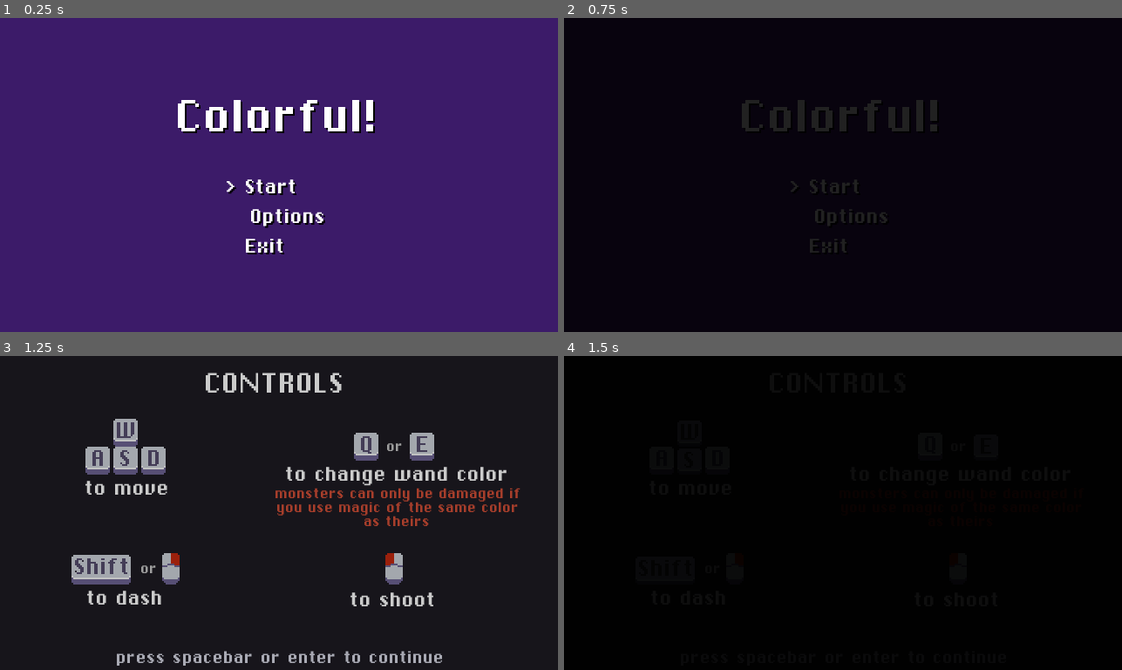
Above: before the commit, frames 1-4 (two rows, left to right).
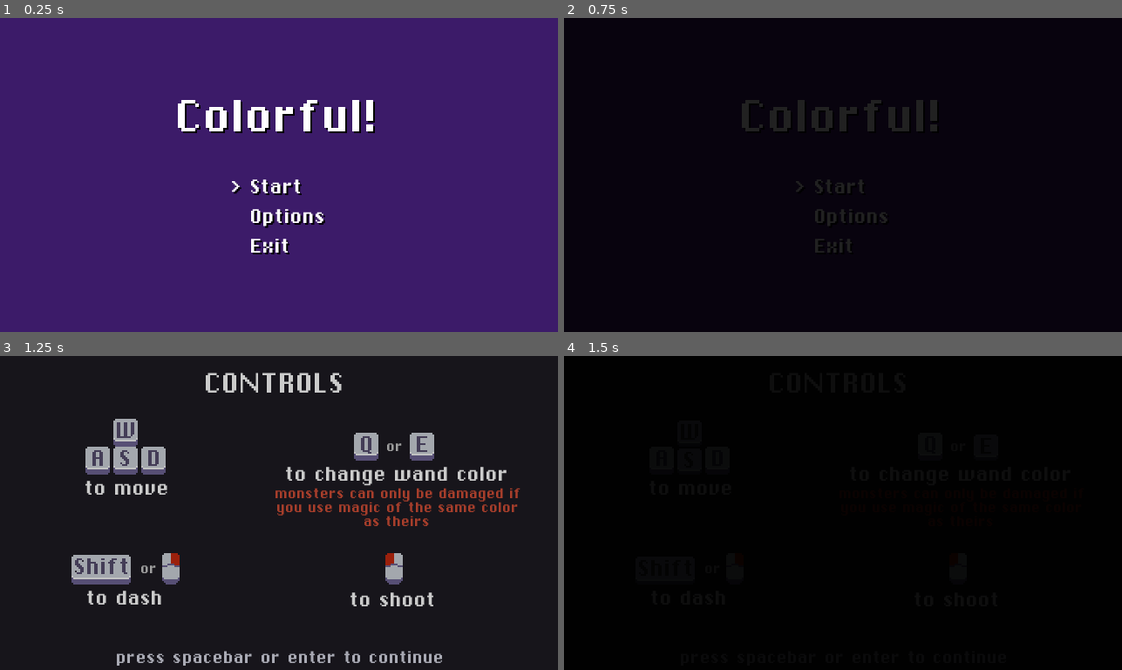
Above: after the commit, the same moments.

Repository: Triceru179/GameJam5
Game: Godot game, scene res://scenes/MainMenu.tscn
The game is run twice, just before and just after one commit, with the same random seed, the same clock (stepped at 60 frames per second) and the same inputs.
Inputs (mouse positions are in pixels of both pictures, inside the frame that each line leads up to):
- Up to frame 1 (0.25 s): no input
- Up to frame 2 (0.75 s): tap Enter (ui_accept) at 0.5 s; move the mouse to (965, 159) at 0.52 s; hold E (action_color_swap_right) from 0.53 s (still down); hold Right mouse button (action_dash) from 0.53 s (still down)
- Up to frame 3 (1.25 s): keep holding E (action_color_swap_right); keep holding Right mouse button (action_dash); tap Enter (ui_accept) at 0.77 s
- Up to frame 4 (1.5 s): tap Space at 1.25 s; move the mouse to (731, 528) at 1.27 s; release E (action_color_swap_right) at 1.28 s; release Right mouse button (action_dash) at 1.28 s; hold S (action_down) from 1.28 s (still down); click (731, 528) at 1.35 s

The runs differ from the first frame. In frame 1, 0.8% of the frame differs, in the area x 40-55%, y 51-76%; in frame 2, 0.3%; in frame 3, nothing differs; in frame 4, nothing differs.

Commit message:
Menu Alignment AAAAA

Diff:
--- a/scenes/MainMenu.tscn
+++ b/scenes/MainMenu.tscn
@@ -67,16 +67,16 @@
 margin_bottom = 100.0
 
 [node name="VBoxContainer" type="VBoxContainer" parent="MainMenu/CenterContainer/VBoxContainer/CenterContainer2"]
-margin_left = 28.0
-margin_right = 88.0
+margin_left = 31.0
+margin_right = 85.0
 margin_bottom = 50.0
 
 [node name="CenterContainer" type="CenterContainer" parent="MainMenu/CenterContainer/VBoxContainer/CenterContainer2/VBoxContainer"]
-margin_right = 60.0
+margin_right = 54.0
 margin_bottom = 14.0
 
 [node name="Start" type="HBoxContainer" parent="MainMenu/CenterContainer/VBoxContainer/CenterContainer2/VBoxContainer/CenterContainer"]
-margin_right = 60.0
+margin_right = 54.0
 margin_bottom = 14.0
 
 [node name="Selector" type="Label" parent="MainMenu/CenterContainer/VBoxContainer/CenterContainer2/VBoxContainer/CenterContainer/Start"]
@@ -89,21 +89,20 @@
 
 [node name="OptionName" type="Label" parent="MainMenu/CenterContainer/VBoxContainer/CenterContainer2/VBoxContainer/CenterContainer/Start"]
 margin_left = 11.0
-margin_right = 60.0
-margin_bottom = 14.0
-rect_min_size = Vector2( 49, 0 )
+margin_right = 54.0
+margin_bottom = 14.0
+rect_min_size = Vector2( 43, 0 )
 custom_fonts/font = SubResource( 1 )
 custom_colors/font_color_shadow = Color( 0, 0, 0, 1 )
 text = "Start"
 
 [node name="CenterContainer2" type="CenterContainer" parent="MainMenu/CenterContainer/VBoxContainer/CenterContainer2/VBoxContainer"]
 margin_top = 18.0
-margin_right = 60.0
+margin_right = 54.0
 margin_bottom = 32.0
 
 [node name="Options" type="HBoxContainer" parent="MainMenu/CenterContainer/VBoxContainer/CenterContainer2/VBoxContainer/CenterContainer2"]
-margin_left = 3.0
-margin_right = 57.0
+margin_right = 54.0
 margin_bottom = 14.0
 
 [node name="Selector" type="Label" parent="MainMenu/CenterContainer/VBoxContainer/CenterContainer2/VBoxContainer/CenterContainer2/Options"]
@@ -124,11 +123,11 @@
 
 [node name="CenterContainer3" type="CenterContainer" parent="MainMenu/CenterContainer/VBoxContainer/CenterContainer2/VBoxContainer"]
 margin_top = 36.0
-margin_right = 60.0
+margin_right = 54.0
 margin_bottom = 50.0
 
 [node name="Exit" type="HBoxContainer" parent="MainMenu/CenterContainer/VBoxContainer/CenterContainer2/VBoxContainer/CenterContainer3"]
-margin_right = 60.0
+margin_right = 54.0
 margin_bottom = 14.0
 
 [node name="Selector" type="Label" parent="MainMenu/CenterContainer/VBoxContainer/CenterContainer2/VBoxContainer/CenterContainer3/Exit"]
@@ -141,9 +140,9 @@
 
 [node name="OptionName" type="Label" parent="MainMenu/CenterContainer/VBoxContainer/CenterContainer2/VBoxContainer/CenterContainer3/Exit"]
 margin_left = 11.0
-margin_right = 60.0
-margin_bottom = 14.0
-rect_min_size = Vector2( 49, 0 )
+margin_right = 54.0
+margin_bottom = 14.0
+rect_min_size = Vector2( 43, 0 )
 custom_fonts/font = SubResource( 1 )
 custom_colors/font_color_shadow = Color( 0, 0, 0, 1 )
 text = "Exit"
@@ -171,9 +170,9 @@
 
 [node name="VBoxContainer" type="VBoxContainer" parent="OptionsMenu/CenterContainer2"]
 margin_left = 67.0
-margin_top = 12.0
+margin_top = 36.0
 margin_right = 252.0
-margin_bottom = 119.0
+margin_bottom = 143.0
 custom_constants/separation = 20
 
 [node name="Title" type="CenterContainer" parent="OptionsMenu/CenterContainer2/VBoxContainer"]
@@ -206,18 +205,20 @@
 margin_right = 185.0
 margin_bottom = 24.0
 rect_min_size = Vector2( 185, 0 )
+alignment = 1
 
 [node name="OptionName" type="Label" parent="OptionsMenu/CenterContainer2/VBoxContainer/CenterContainer2/VBoxContainer/CenterContainer/Fullscreen"]
+margin_left = 48.0
 margin_top = 5.0
-margin_right = 61.0
+margin_right = 109.0
 margin_bottom = 19.0
 custom_fonts/font = SubResource( 1 )
 custom_colors/font_color_shadow = Color( 0, 0, 0, 1 )
 text = "Fullscreen"
 
 [node name="OptionFullscren" type="CheckBox" parent="OptionsMenu/CenterContainer2/VBoxContainer/CenterContainer2/VBoxContainer/CenterContainer/Fullscreen"]
-margin_left = 65.0
-margin_right = 89.0
+margin_left = 113.0
+margin_right = 137.0
 margin_bottom = 24.0
 focus_mode = 0
 enabled_focus_mode = 0
@@ -231,18 +232,20 @@
 margin_right = 185.0
 margin_bottom = 16.0
 rect_min_size = Vector2( 185, 0 )
+alignment = 2
 
 [node name="OptionName" type="Label" parent="OptionsMenu/CenterContainer2/VBoxContainer/CenterContainer2/VBoxContainer/CenterContainer3/MusicVolume"]
+margin_left = 35.0
 margin_top = 1.0
-margin_right = 81.0
+margin_right = 116.0
 margin_bottom = 15.0
 custom_fonts/font = SubResource( 1 )
 custom_colors/font_color_shadow = Color( 0, 0, 0, 1 )
 text = "Music Volume"
 
 [node name="MusicSlider" type="HSlider" parent="OptionsMenu/CenterContainer2/VBoxContainer/CenterContainer2/VBoxContainer/CenterContainer3/MusicVolume"]
-margin_left = 85.0
-margin_right = 135.0
+margin_left = 120.0
+margin_right = 170.0
 margin_bottom = 16.0
 rect_min_size = Vector2( 50, 0 )
 size_flags_vertical = 1
@@ -251,10 +254,11 @@
 step = 0.05
 
 [node name="MusicVolume" type="Label" parent="OptionsMenu/CenterContainer2/VBoxContainer/CenterContainer2/VBoxContainer/CenterContainer3/MusicVolume"]
-margin_left = 139.0
+margin_left = 174.0
 margin_top = 1.0
-margin_right = 146.0
+margin_right = 185.0
 margin_bottom = 15.0
+rect_min_size = Vector2( 11, 0 )
 custom_fonts/font = SubResource( 1 )
 custom_colors/font_color_shadow = Color( 0, 0, 0, 1 )
 text = "0"
@@ -269,32 +273,34 @@
 margin_right = 185.0
 margin_bottom = 16.0
 rect_min_size = Vector2( 185, 0 )
+alignment = 2
 
 [node name="OptionName" type="Label" parent="OptionsMenu/CenterContainer2/VBoxContainer/CenterContainer2/VBoxContainer/CenterContainer4/FxVolume"]
+margin_left = 55.0
 margin_top = 1.0
-margin_right = 61.0
+margin_right = 116.0
 margin_bottom = 15.0
 custom_fonts/font = SubResource( 1 )
 custom_colors/font_color_shadow = Color( 0, 0, 0, 1 )
 text = "FX Volume"
 
 [node name="FxSlider" type="HSlider" parent="OptionsMenu/CenterContainer2/VBoxContainer/CenterContainer2/VBoxContainer/CenterContainer4/FxVolume"]
-margin_left = 65.0
-margin_right = 115.0
+margin_left = 120.0
+margin_right = 170.0
 margin_bottom = 16.0
 rect_min_size = Vector2( 50, 0 )
 max_value = 1.0
 step = 0.1
-value = 0.001
 __meta__ = {
 "_edit_use_anchors_": false
 }
 
 [node name="FxVolume" type="Label" parent="OptionsMenu/CenterContainer2/VBoxContainer/CenterContainer2/VBoxContainer/CenterContainer4/FxVolume"]
-margin_left = 119.0
+margin_left = 174.0
 margin_top = 1.0
-margin_right = 126.0
+margin_right = 185.0
 margin_bottom = 15.0
+rect_min_size = Vector2( 11, 0 )
 custom_fonts/font = SubResource( 1 )
 custom_colors/font_color_shadow = Color( 0, 0, 0, 1 )
 text = "0"
